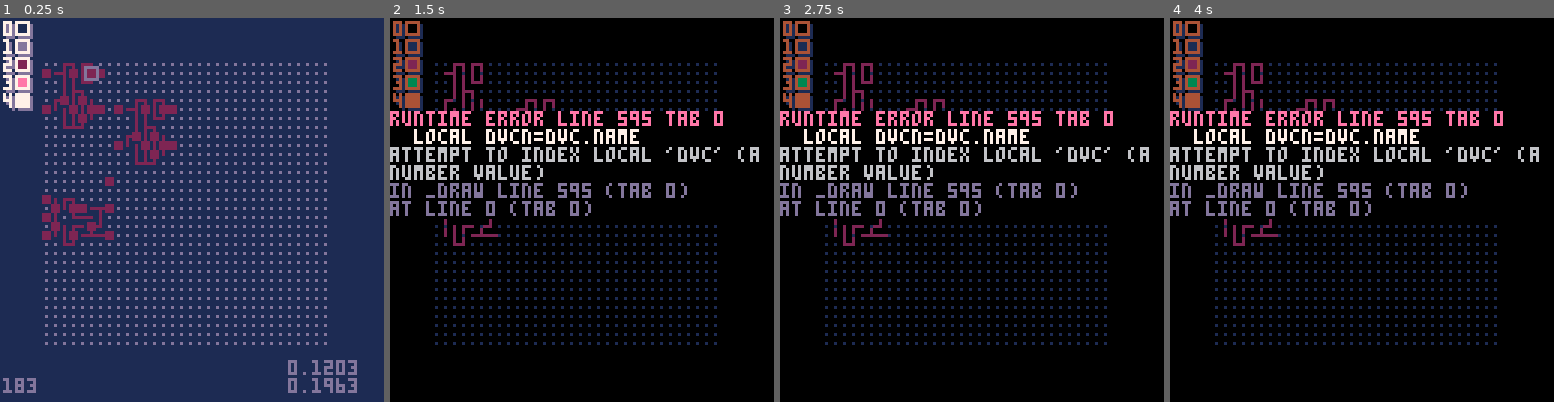
Above: before the commit, frames 1-4 (left to right).
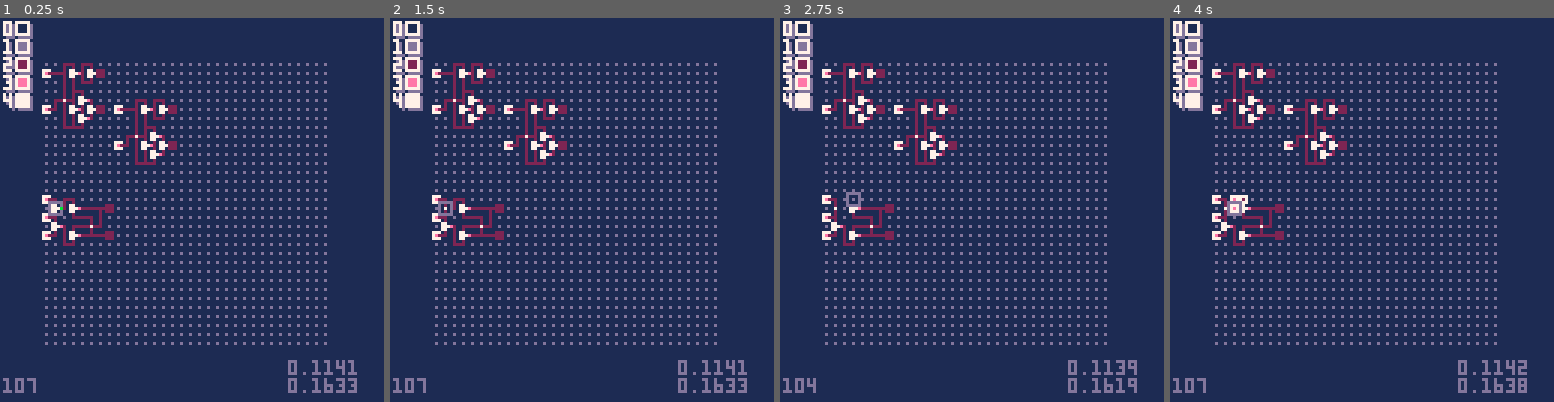
Above: after the commit, the same moments.

Repository: SestrenExsis/NANDGate
Game: PICO-8 cartridge nandgate.p8
Same seed, same stepped clock (60 frames per second), same inputs: the game is played once before the commit and once after it.
Inputs:
- Up to frame 1 (0.25 s): no input
- Up to frame 2 (1.5 s): tap X (X key) at 0.33, 1.07 s; tap O (Z key) at 0.7 s
- Up to frame 3 (2.75 s): hold Right 1.6-2.1 s; tap O (Z key) at 1.7, 2.1, 2.5 s; tap X (X key) at 1.85 s; hold Up 2.15-2.42 s; hold Right from 2.47 s (still down)
- Up to frame 4 (4 s): tap O (Z key) at 2.9, 3.3, 3.7 s; tap X (X key) at 2.97 s; release Right at 3.03 s; hold Left 3.08-3.58 s; hold Down 3.63-3.97 s

The runs differ from the first frame. In frame 1, 1.9% of the frame differs, in the area x 4-93%, y 12-98%; in frame 2, 99%; in frame 3, 99%; in frame 4, 99%, in the area x 0-100%, y 0-100%.
Error before the commit: runtime error line 595 tab 0; local dvcn=dvc.name; attempt to index local 'dvc' (a number value)

Commit message:
Clean up code when cycling through devices

Diff:
--- a/nandgate.p8
+++ b/nandgate.p8
@@ -251,7 +251,7 @@
 			assert(1==2)
 		end
 		self.dat[i]=dvc
-		add(self.dvcs,i)
+		addifnew(self.dvcs,i)
 	end
 	add(self.hst,5)
 	add(self.hst,a%0x10)
@@ -526,20 +526,13 @@
 		else
 			local dvc=_g.dat[cidx]
 			if dvc.name=="flip" then
-				_g.dat[cidx]=0
-				del(_g.dvcs,cidx)
 				_g:make(3)
 			elseif dvc.name=="nand" then
-				_g.dat[cidx]=0
-				del(_g.dvcs,cidx)
 				_g:make(4)
 			elseif dvc.name=="feed" then
-				_g.dat[cidx]=0
-				del(_g.dvcs,cidx)
 				_g:make(5)
 			else
-				_g.dat[cidx]=0
-				del(_g.dvcs,cidx)
+				_g:make(0)
 			end
 		end
 	end
@@ -560,7 +553,6 @@
 			end
 			sset(x,y,c)
 		end
-		assert(#_g.hst>10)
 		cstore(0x0000,0x0000,0x2000)
 	end
 end
@@ -715,11 +707,4 @@
 10120172152666636866625366368666253665546266684626262543626262663666853468685347427215266686666368368684666253666253665546266368
 46266681092057215266663686662536636866625366554626668462626254362626266366685346868534742721526668666636836868466625366625366554
 62663684626668101210352666253666866625366666666557416262645464646247225266687216253711526668666262666853666636666554686864646874
-17817817817617617617617615278178178178172172172172153547617415576176174174176176176178176178174178178178155781781781781761721547
-61781761721547617415578172172174178178174172155721781721721761721547617415576172174178172176154761741557217817217415455781721781
-74154557417817417417215354557817817217217817817817815354557417417617617417417817817817817217617617617217217217217217217217617617
-81721527217217617815276172174178153545574178153545574174172174172174172174172172176172172172172172174174174178178178176176172172
-17417817217217417617417417217417817817617417817617417817817617417417217217217217415354557817815354557817815354557617215455525354
-55721721545576176172154557617617815574178178152535455741761741545578178178178178178178178178176174178174172176174178178178174172
-17817817617817817417617817617617617417217217617417417217617417217617217617217817817215455741721545578178154557417415576172154557
-41741741535455781781781781535455761761761545576176154550000000000000000000000000000000000000000000000000000000000000000000000000
+17410000000000000000000000000000000000000000000000000000000000000000000000000000000000000000000000000000000000000000000000000000
